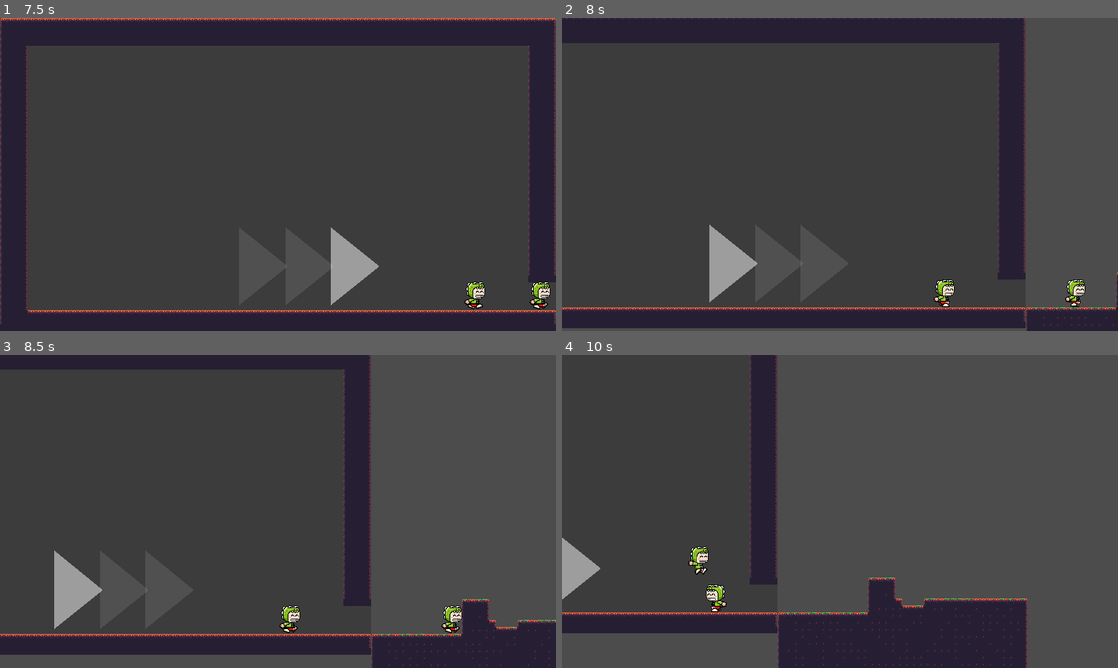
Above: before the commit, frames 1-4 (two rows, left to right).
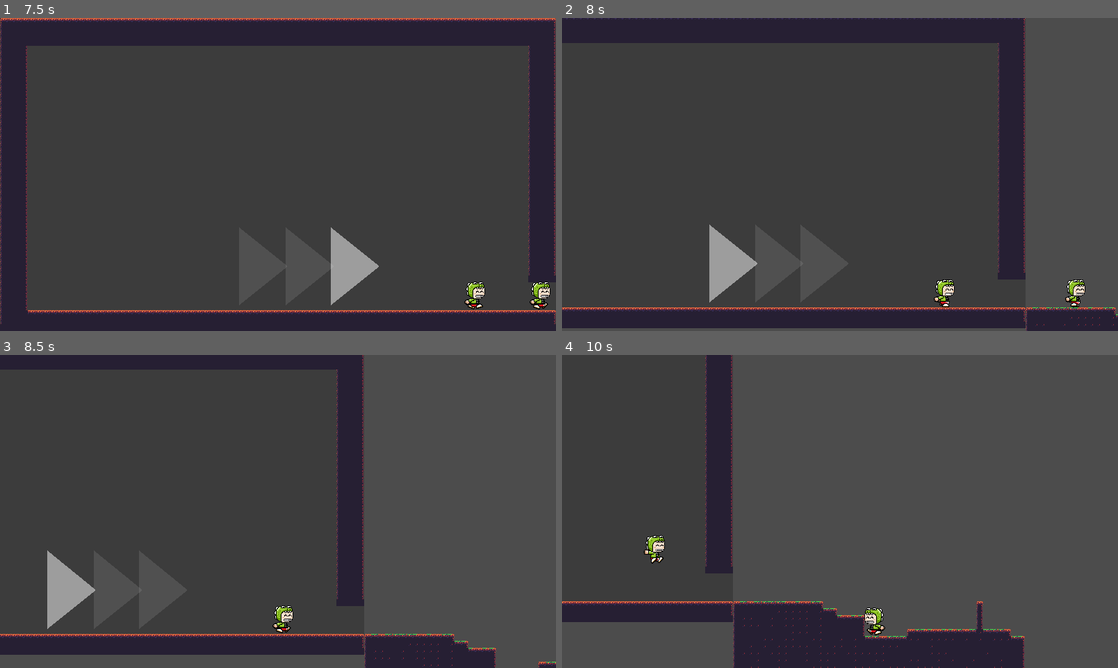
Above: after the commit, the same moments.

Repository: codemonsters/racekombat
Game: Godot game, scene res://Game.tscn
Two runs of this game, one before a commit and one after it. Both use one fixed random seed, a clock stepped at 60 frames per second and the inputs below.
Inputs (mouse positions are in pixels of both pictures, inside the frame that each line leads up to):
- Up to frame 1 (7.5 s): click "PLAY" at 0.5 s; tap Enter at 1.25 s; move the mouse to (250, 237) at 1.27 s; hold D 1.28-2.78 s; tap V at 1.35, 4.35, 7.35 s; tap W at 1.52, 2.27, 3.77, 4.52, 5.27, 6.77 s; move the mouse to (444, 221) at 2.02 s; tap B at 2.1, 5.1 s; move the mouse to (111, 127) at 2.77 s; hold A 2.78-5.03 s; tap N at 2.85, 5.85 s; move the mouse to (305, 174) at 3.52 s; tap M at 3.6, 6.6 s; move the mouse to (194, 96) at 4.27 s; move the mouse to (400, 158) at 5.02 s; hold D from 5.03 s (still down); move the mouse to (166, 190) at 5.77 s; move the mouse to (333, 105) at 6.52 s; move the mouse to (250, 237) at 7.27 s
- Up to frame 2 (8 s): keep holding D; tap W at 7.52 s
- Up to frame 3 (8.5 s): keep holding D; move the mouse to (444, 558) at 8.02 s; tap B at 8.1 s; tap W at 8.27 s
- Up to frame 4 (10 s): move the mouse to (673, 464) at 8.77 s; release D at 8.78 s; hold A from 8.78 s (still down); tap N at 8.85 s; move the mouse to (867, 511) at 9.52 s; tap M at 9.6 s; tap W at 9.77 s

Frame 1 is identical in both runs. In frame 2, less than 0.1% of the frame differs, in the area x 84-100%, y 81-99%; in frame 3, 5.9%; in frame 4, 16%, in the area x 0-84%, y 0-100%.

Commit message:
Añadida función _change_screen a Main más general
Cambiado nombre del nodo principal de WaitingRoom.tscn de "Node2D" a "Waiting Room" para más claridad
Arreglados problemas generados por el cambio anterior

Diff:
--- a/server/Game.gd
+++ b/server/Game.gd
@@ -5,6 +5,9 @@
 const DISABLE_SEARCH = false # INFO: Set to false to connect controllers *while debugging*
 # var players = {}
 
+onready var current_scene_container = get_node("CurrentScene")
+onready var WaitingRoomResource = preload("res://screens/game/WaitingRoom.tscn")
+onready var MenuResource = preload("res://screens/menu/Menu.tscn")
 
 # Called when the node enters the scene tree for the first time.
 func _ready():
@@ -50,10 +53,15 @@
 	controller_manager.remove_controller(id)
 
 func change_to_saladeespera():
-	get_node("CurrentScene/Menu").queue_free()
-	var current_scene_container = get_node("CurrentScene")
-	var sala_de_espera = preload("res://screens/game/WaitingRoom.tscn")
-	current_scene_container.add_child(sala_de_espera.instance())
+	_change_screen(WaitingRoomResource)
+#	get_node("CurrentScene/Menu").queue_free()
+#	var current_scene_container = get_node("CurrentScene")
+#	var sala_de_espera = preload("res://screens/game/WaitingRoom.tscn")
+#	current_scene_container.add_child(sala_de_espera.instance())
+
+func _change_screen(target_screen_resource):
+	current_scene_container.get_child(0).queue_free()
+	current_scene_container.add_child(target_screen_resource.instance())
 
 func _input(event):
 	if controller_manager.input_keyboard(event):
--- a/server/screens/game/MovementCamera.gd
+++ b/server/screens/game/MovementCamera.gd
@@ -94,7 +94,7 @@
 
 
 func _on_Tilemap_2_0_tilemap_generated():
-	_tilemap = get_node("/root/Main/CurrentScene/Node2D/Tilemap 2_0")
+	_tilemap = get_node("/root/Main/CurrentScene/Waiting Room/Tilemap 2_0")
 	_alturas_medias_tilemap = _tilemap.calcular_y_media()
 	yield(self, "ready")
 	alturas_medias_camara = get_camera_average_y_values()
--- a/server/screens/game/WaitingRoom.gd
+++ b/server/screens/game/WaitingRoom.gd
@@ -69,7 +69,7 @@
 			player_disconnect(player.keys()[0])
 
 func _create_meta(area): #Crea la meta con su posición x e y
-	area.position.x = get_parent().get_node("Node2D/Tilemap 2_0").MAP_LENGTH*16+1280 #Modificar solo el primer parámetro
+	area.position.x = get_parent().get_node("Waiting Room/Tilemap 2_0").MAP_LENGTH*16+1280 #Modificar solo el primer parámetro
 	area.position.y = -10*16+720
 
 
--- a/server/screens/game/WaitingRoom.tscn
+++ b/server/screens/game/WaitingRoom.tscn
@@ -115,7 +115,7 @@
 
 [sub_resource type="RectangleShape2D" id=12]
 
-[node name="Node2D" type="Node2D"]
+[node name="Waiting Room" type="Node2D"]
 script = ExtResource( 1 )
 
 [node name="Door" parent="." instance=ExtResource( 4 )]
@@ -250,9 +250,6 @@
 margin_top = -10.0
 margin_right = 10.0
 margin_bottom = 10.0
-__meta__ = {
-"_edit_use_anchors_": false
-}
 
 [connection signal="body_entered" from="Limite" to="." method="_on_Limite_body_entered"]
 [connection signal="body_entered" from="DoorOpeningArea" to="." method="_on_DoorOpeningArea_body_entered"]
--- a/server/screens/game/player/Player.tscn
+++ b/server/screens/game/player/Player.tscn
@@ -49,7 +49,6 @@
 scale = Vector2( 0.2, 0.2 )
 frames = SubResource( 1 )
 animation = "idle"
-frame = 1
 playing = true
 
 [node name="CollisionShape2D" type="CollisionShape2D" parent="."]
